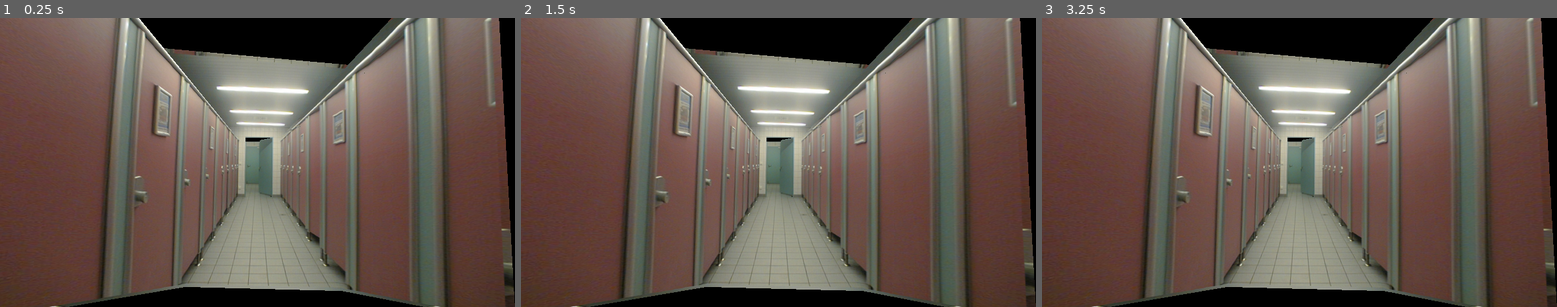
Above: before the commit, frames 1-3 (left to right).
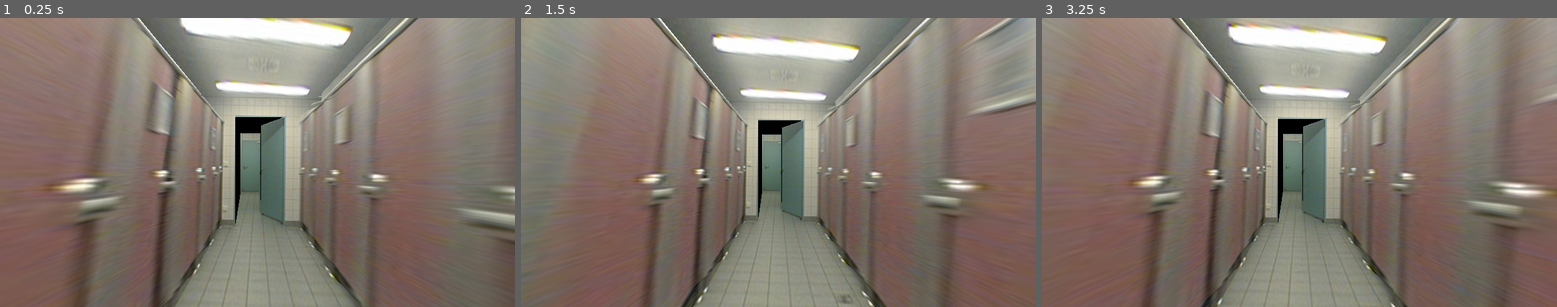
Above: after the commit, the same moments.

Repository: TheiaB/photo-course-game
Game: Godot game, scene res://scenes/bathroom.tscn
Two runs of this game, one before a commit and one after it. Both use one fixed random seed, a clock stepped at 60 frames per second and the inputs below. Before the commit the project starts from res://bathroom.tscn.
Inputs (mouse positions are in pixels of both pictures, inside the frame that each line leads up to):
- Up to frame 1 (0.25 s): no input
- Up to frame 2 (1.5 s): tap Enter at 0.5 s; move the mouse to (891, 148) at 0.52 s; hold Space (shuffle, bound only after the commit) 0.53-1.28 s; click (891, 148) at 0.67 s; tap Mouse wheel up (zoom_in, bound only after the commit) at 0.8, 1.35 s; move the mouse to (675, 176) at 1.27 s; click (675, 176) at 1.42 s
- Up to frame 3 (3.25 s): tap Mouse wheel down (zoom_out, bound only after the commit) at 1.55, 2.1 s; tap Enter at 2 s; move the mouse to (1351, 98) at 2.02 s; hold Space (shuffle, bound only after the commit) 2.03-2.78 s; click (1351, 98) at 2.17 s; move the mouse to (1273, 220) at 2.77 s; tap Space (shuffle, bound only after the commit) at 2.85 s; click (1273, 220) at 2.92 s; tap Mouse wheel up (zoom_in, bound only after the commit) at 3.05 s

The runs differ from the first frame. In frame 1, 71% of the frame differs, in the area x 0-100%, y 0-100%; in frame 2, 73%; in frame 3, 69%.
Error after the commit: Modulo by zero error in operator '%'. (res://scripts/camera-rotation.gd:54)

Commit message:
randomized model, and zoom, and camera interface

Diff:
--- a/bathroom.tres
+++ /dev/null
@@ -1,8 +0,0 @@
-[gd_resource type="StandardMaterial3D" load_steps=2 format=3 uid="uid://bpa86w88wkv1w"]
-
-[ext_resource type="Texture2D" uid="uid://2puhm4wilaeh" path="res://src/3d/photos/T_play-bathroom-hallway.png" id="1_1wiie"]
-
-[resource]
-albedo_color = Color(0, 0, 0, 1)
-emission_enabled = true
-emission_texture = ExtResource("1_1wiie")
--- a/bathroom.tscn
+++ /dev/null
@@ -1,24 +0,0 @@
-[gd_scene load_steps=6 format=3 uid="uid://ch4p6grf4f347"]
-
-[ext_resource type="Script" path="res://camera-rotation.gd" id="1"]
-[ext_resource type="ArrayMesh" uid="uid://cu5twfjgbwlyf" path="res://src/3d/bathroom.obj" id="3"]
-[ext_resource type="Material" uid="uid://bpa86w88wkv1w" path="res://bathroom.tres" id="3_ln0xh"]
-[ext_resource type="Environment" uid="uid://dvemiv54c2x06" path="res://default_env.tres" id="4"]
-[ext_resource type="CameraAttributesPractical" uid="uid://csnvs8ktev6kv" path="res://camera_attributes_practical.tres" id="5_tbxuk"]
-
-[node name="scene" type="Node3D"]
-
-[node name="Marker3D" type="Marker3D" parent="."]
-transform = Transform3D(1, 0, 0, 0, 1, 0, 0, 0, 1, -1, 1, 0)
-script = ExtResource("1")
-
-[node name="Camera3D" type="Camera3D" parent="Marker3D"]
-transform = Transform3D(1, 0, 0, 0, 1, 0, 0, 0, 1, 0, 0, 9)
-environment = ExtResource("4")
-attributes = ExtResource("5_tbxuk")
-current = true
-
-[node name="mesh-bathroom" type="MeshInstance3D" parent="."]
-transform = Transform3D(-4.37114e-08, 0, 1, 0, 1, 0, -1, 0, -4.37114e-08, -0.313099, -0.616338, 0.126525)
-material_override = ExtResource("3_ln0xh")
-mesh = ExtResource("3")
--- a/camera-rotation.gd
+++ /dev/null
@@ -1,36 +0,0 @@
-extends Marker3D
-
-@onready var camera = $Camera3D
-@onready var origin = $"."
-
-var v_right = Vector3(1, 0, 0) # Or Vector3.RIGHT -> rotates up and down
-var v_up = Vector3(0, 1, 0) # Or Vector3.UP -> rotates left and right
-var rotation_amount = 0.01
-
-# Called when the node enters the scene tree for the first time.
-func _ready():
-	pass # Replace with function body.
-
-var mouse_left_down: bool = false
-var mouse_start := Vector2(0,0)
-var mouse_change := Vector2(0,0)
-var mouse_now := Vector2(0,0)
-
-func _input( event ):
-	# click
-	if event is InputEventMouseButton:
-		if event.button_index == 1 and event.is_pressed():
-			mouse_left_down = true
-			mouse_start = event.position;
-		elif event.button_index == 1 and not event.is_pressed():
-			mouse_left_down = false
-
-
-func _process( delta ):
-	# movement
-	if mouse_left_down:
-		mouse_now = get_viewport().get_mouse_position()
-		mouse_change = mouse_start - mouse_now
-		mouse_start = mouse_now
-		rotate(v_up,rotation_amount * mouse_change[0])
-		rotate_object_local(v_right,rotation_amount * mouse_change[1])
--- a/camera_attributes_practical.tres
+++ /dev/null
@@ -1,5 +0,0 @@
-[gd_resource type="CameraAttributesPractical" format=3 uid="uid://csnvs8ktev6kv"]
-
-[resource]
-dof_blur_far_enabled = true
-dof_blur_amount = 0.08
--- /dev/null
+++ b/config/camera_attributes_practical.tres
@@ -0,0 +1,6 @@
+[gd_resource type="CameraAttributesPractical" format=3 uid="uid://csnvs8ktev6kv"]
+
+[resource]
+dof_blur_far_enabled = true
+dof_blur_far_distance = 20.0
+dof_blur_amount = 0.02
--- /dev/null
+++ b/materials/M_bathroom.tres
@@ -0,0 +1,8 @@
+[gd_resource type="StandardMaterial3D" load_steps=2 format=3 uid="uid://bpa86w88wkv1w"]
+
+[ext_resource type="Texture2D" uid="uid://2puhm4wilaeh" path="res://materials/T_play-bathroom-hallway.png" id="1_1wiie"]
+
+[resource]
+albedo_color = Color(0, 0, 0, 1)
+emission_enabled = true
+emission_texture = ExtResource("1_1wiie")
--- /dev/null
+++ b/materials/M_vending.tres
@@ -0,0 +1,8 @@
+[gd_resource type="StandardMaterial3D" load_steps=2 format=3 uid="uid://dt4ow5ho0jhql"]
+
+[ext_resource type="Texture2D" uid="uid://btoqpv4qhvdow" path="res://materials/T_uni-vending-machine.png" id="1_isaap"]
+
+[resource]
+albedo_color = Color(0, 0, 0, 1)
+emission_enabled = true
+emission_texture = ExtResource("1_isaap")
--- /dev/null
+++ b/materials/M_washing.tres
@@ -0,0 +1,8 @@
+[gd_resource type="StandardMaterial3D" load_steps=2 format=3 uid="uid://dhned1arvarb3"]
+
+[ext_resource type="Texture2D" uid="uid://tcsdcpys4rqw" path="res://materials/T_ka-washing-saloon.png" id="1_u53sb"]
+
+[resource]
+albedo_color = Color(0, 0, 0, 1)
+emission_enabled = true
+emission_texture = ExtResource("1_u53sb")
--- a/project.godot
+++ b/project.godot
@@ -11,13 +11,35 @@
 [application]
 
 config/name="Photography-course-test"
-run/main_scene="res://bathroom.tscn"
+run/main_scene="res://scenes/bathroom.tscn"
 config/features=PackedStringArray("4.3")
 config/icon="res://icon.png"
+
+[autoload]
+
+Global="*res://scripts/global.gd"
 
 [gui]
 
 common/drop_mouse_on_gui_input_disabled=true
+
+[input]
+
+zoom_out={
+"deadzone": 0.5,
+"events": [Object(InputEventMouseButton,"resource_local_to_scene":false,"resource_name":"","device":-1,"window_id":0,"alt_pressed":false,"shift_pressed":false,"ctrl_pressed":false,"meta_pressed":false,"button_mask":16,"position":Vector2(126, 11),"global_position":Vector2(135, 57),"factor":1.0,"button_index":5,"canceled":false,"pressed":true,"double_click":false,"script":null)
+]
+}
+zoom_in={
+"deadzone": 0.5,
+"events": [Object(InputEventMouseButton,"resource_local_to_scene":false,"resource_name":"","device":-1,"window_id":0,"alt_pressed":false,"shift_pressed":false,"ctrl_pressed":false,"meta_pressed":false,"button_mask":8,"position":Vector2(218, 21),"global_position":Vector2(227, 67),"factor":1.0,"button_index":4,"canceled":false,"pressed":true,"double_click":false,"script":null)
+]
+}
+shuffle={
+"deadzone": 0.5,
+"events": [Object(InputEventKey,"resource_local_to_scene":false,"resource_name":"","device":-1,"window_id":0,"alt_pressed":false,"shift_pressed":false,"ctrl_pressed":false,"meta_pressed":false,"pressed":false,"keycode":0,"physical_keycode":32,"key_label":0,"unicode":32,"location":0,"echo":false,"script":null)
+]
+}
 
 [physics]
 
@@ -25,4 +47,4 @@
 
 [rendering]
 
-environment/defaults/default_environment="res://default_env.tres"
+environment/defaults/default_environment="res://config/default_env.tres"
--- /dev/null
+++ b/scenes/bathroom.tscn
@@ -0,0 +1,24 @@
+[gd_scene load_steps=6 format=3 uid="uid://ch4p6grf4f347"]
+
+[ext_resource type="Script" path="res://scripts/camera-rotation.gd" id="1"]
+[ext_resource type="ArrayMesh" uid="uid://cu5twfjgbwlyf" path="res://src/3d/bathroom.obj" id="3"]
+[ext_resource type="Material" uid="uid://bpa86w88wkv1w" path="res://materials/M_bathroom.tres" id="3_ln0xh"]
+[ext_resource type="Environment" uid="uid://dvemiv54c2x06" path="res://config/default_env.tres" id="4"]
+[ext_resource type="CameraAttributesPractical" uid="uid://csnvs8ktev6kv" path="res://config/camera_attributes_practical.tres" id="5_tbxuk"]
+
+[node name="scene" type="Node3D"]
+
+[node name="Marker3D" type="Marker3D" parent="."]
+transform = Transform3D(1, 0, 0, 0, 1, 0, 0, 0, 1, -1, 1, 0)
+script = ExtResource("1")
+
+[node name="Camera3D" type="Camera3D" parent="Marker3D"]
+transform = Transform3D(1, 0, 0, 0, 1, 0, 0, 0, 1, 0, 0, 9)
+environment = ExtResource("4")
+attributes = ExtResource("5_tbxuk")
+current = true
+
+[node name="mesh-bathroom" type="MeshInstance3D" parent="."]
+transform = Transform3D(-4.37114e-08, 0, 1, 0, 1, 0, -1, 0, -4.37114e-08, -0.313099, -0.616338, 0.126525)
+material_override = ExtResource("3_ln0xh")
+mesh = ExtResource("3")
--- /dev/null
+++ b/scenes/interface-scene.tscn
@@ -0,0 +1,35 @@
+[gd_scene load_steps=10 format=3 uid="uid://fr3wsrli1e8f"]
+
+[ext_resource type="Script" path="res://scripts/camera-rotation.gd" id="1_dsjpf"]
+[ext_resource type="PackedScene" uid="uid://brp2xbhv4qjfd" path="res://ui/co-ui.tscn" id="1_sp87j"]
+[ext_resource type="ArrayMesh" uid="uid://cky6s5bx827bt" path="res://src/3d/vending.obj" id="2_gs5s6"]
+[ext_resource type="Material" uid="uid://dhned1arvarb3" path="res://materials/M_washing.tres" id="3_ac07o"]
+[ext_resource type="Texture2D" uid="uid://tcsdcpys4rqw" path="res://materials/T_ka-washing-saloon.png" id="3_chy2q"]
+[ext_resource type="ArrayMesh" uid="uid://ck5ycdaaupsm8" path="res://src/3d/washing.obj" id="3_qi11p"]
+[ext_resource type="Material" uid="uid://bpa86w88wkv1w" path="res://materials/M_bathroom.tres" id="4_c841s"]
+[ext_resource type="Material" uid="uid://dt4ow5ho0jhql" path="res://materials/M_vending.tres" id="5_3q30i"]
+[ext_resource type="ArrayMesh" uid="uid://cu5twfjgbwlyf" path="res://src/3d/bathroom.obj" id="5_xnbia"]
+
+[node name="Interface-scene" type="Node3D"]
+
+[node name="Manager" type="Marker3D" parent="."]
+script = ExtResource("1_dsjpf")
+models = {
+ExtResource("2_gs5s6"): ExtResource("5_3q30i"),
+ExtResource("5_xnbia"): ExtResource("4_c841s"),
+ExtResource("3_qi11p"): ExtResource("3_ac07o")
+}
+
+[node name="Camera3D" type="Camera3D" parent="Manager"]
+transform = Transform3D(1, 0, 0, 0, 1, 0, 0, 0, 1, 0, 0, 5)
+
+[node name="User-interface-Scene" parent="Manager/Camera3D" instance=ExtResource("1_sp87j")]
+
+[node name="Sprite3D" type="Sprite3D" parent="."]
+pixel_size = 0.001
+texture = ExtResource("3_chy2q")
+
+[node name="mesh-placeholder" type="MeshInstance3D" parent="."]
+transform = Transform3D(-4.37114e-08, 0, 1, 0, 1, 0, -1, 0, -4.37114e-08, -0.313099, -0.616338, 0.126525)
+material_override = ExtResource("4_c841s")
+mesh = ExtResource("5_xnbia")
--- /dev/null
+++ b/scenes/threescenes.tscn
@@ -0,0 +1,37 @@
+[gd_scene load_steps=9 format=3 uid="uid://bckv4vwfd6mce"]
+
+[ext_resource type="Material" uid="uid://dt4ow5ho0jhql" path="res://materials/M_vending.tres" id="1_m7s2h"]
+[ext_resource type="ArrayMesh" uid="uid://cky6s5bx827bt" path="res://src/3d/vending.obj" id="2_44mx1"]
+[ext_resource type="Script" path="res://scripts/camera-rotation.gd" id="3_ntkd7"]
+[ext_resource type="Environment" uid="uid://dvemiv54c2x06" path="res://config/default_env.tres" id="4_jk8fj"]
+[ext_resource type="CameraAttributesPractical" uid="uid://csnvs8ktev6kv" path="res://config/camera_attributes_practical.tres" id="5_lm2lf"]
+[ext_resource type="Material" uid="uid://bpa86w88wkv1w" path="res://materials/M_bathroom.tres" id="6_q4kel"]
+[ext_resource type="ArrayMesh" uid="uid://cu5twfjgbwlyf" path="res://src/3d/bathroom.obj" id="7_w0l43"]
+[ext_resource type="Material" uid="uid://dhned1arvarb3" path="res://materials/M_washing.tres" id="8_6vtfn"]
+
+[node name="scene" type="Node3D"]
+
+[node name="mesh-vending" type="MeshInstance3D" parent="."]
+transform = Transform3D(-0.965926, 0, -0.258819, 0, 1, 0, 0.258819, 0, -0.965926, -1.18657, -1.23268, 9.43962)
+material_override = ExtResource("1_m7s2h")
+mesh = ExtResource("2_44mx1")
+skeleton = NodePath("../mesh-bathroom")
+
+[node name="Marker3D" type="Marker3D" parent="."]
+script = ExtResource("3_ntkd7")
+
+[node name="Camera3D" type="Camera3D" parent="Marker3D"]
+transform = Transform3D(1, 0, 0, 0, 1, 0, 0, 0, 1, 0, 0, 13)
+environment = ExtResource("4_jk8fj")
+attributes = ExtResource("5_lm2lf")
+current = true
+
+[node name="mesh-bathroom" type="MeshInstance3D" parent="."]
+transform = Transform3D(-4.37114e-08, 0, 1, 0, 1, 0, -1, 0, -4.37114e-08, -0.313099, -0.616338, 0.126525)
+material_override = ExtResource("6_q4kel")
+mesh = ExtResource("7_w0l43")
+
+[node name="mesh-washing" type="MeshInstance3D" parent="."]
+transform = Transform3D(-0.866025, 0, -0.5, 0, 1, 0, 0.5, 0, -0.866025, -6.18657, -1.23268, 0.43962)
+material_override = ExtResource("8_6vtfn")
+skeleton = NodePath("../mesh-bathroom")
--- /dev/null
+++ b/scripts/camera-rotation.gd
@@ -0,0 +1,73 @@
+extends Marker3D
+
+@onready var camera = $Camera3D
+@onready var origin = $"."
+
+var v_right = Vector3(1, 0, 0) # Or Vector3.RIGHT -> rotates up and down
+var v_up = Vector3(0, 1, 0) # Or Vector3.UP -> rotates left and right
+var rotation_amount := 0.01
+@onready var mesh_placeholder: MeshInstance3D = $"../mesh-placeholder"
+
+@export var models = {}
+
+# Called when the node enters the scene tree for the first time.
+func _ready():
+	randomize()
+	camera.position.z = 5
+	Global.yell()
+	pass # Replace with function body.
+
+var mouse_left_down: bool = false
+var mouse_start := Vector2(0,0)
+var mouse_change := Vector2(0,0)
+var mouse_now := Vector2(0,0)
+# var zoom_level := 10
+
+@export var zoom_min := 0.5
+@export var zoom_max := 10
+
+var current_model = 0
+
+
+func _input( event ):
+	# click
+	if event is InputEventMouseButton:
+		if event.button_index == 1 and event.is_pressed():
+			mouse_left_down = true
+			mouse_start = event.position;
+
+		elif event.button_index == 1 and not event.is_pressed():
+			mouse_left_down = false
+
+		# zoom
+		if event.is_action('zoom_in'):
+			#zoom_level -= 1
+			camera.position.z = clamp(camera.position.z + 0.1, zoom_min, zoom_max)
+			print(camera.position.z)
+		elif event.is_action('zoom_out'):
+			#zoom_level += 1
+			camera.position.z = clamp(camera.position.z - 0.1, zoom_min, zoom_max)
+			print(camera.position.z)
+
+	if event.is_action_pressed('shuffle'):
+		print('space')
+		current_model = (current_model + 1) % models.size()
+		var material = models.get(models.keys()[current_model])
+		var model = models.keys()[current_model]
+
+		mesh_placeholder.mesh = model
+		mesh_placeholder.material_override = material
+
+		pass
+
+
+func _process( delta ):
+	# movement
+	if mouse_left_down:
+		mouse_now = get_viewport().get_mouse_position()
+		mouse_change = mouse_start - mouse_now
+		mouse_start = mouse_now
+		rotate(v_up,rotation_amount * mouse_change[0])
+		rotate_object_local(v_right,rotation_amount * mouse_change[1])
+
+	# zoom
--- /dev/null
+++ b/scripts/global.gd
@@ -0,0 +1,14 @@
+extends Node
+
+
+# Called when the node enters the scene tree for the first time.
+func _ready() -> void:
+	pass # Replace with function body.
+
+
+# Called every frame. 'delta' is the elapsed time since the previous frame.
+func _process(delta: float) -> void:
+	pass
+
+func yell() -> void:
+	print("!!!!!")
--- a/threescenes.tscn
+++ /dev/null
@@ -1,39 +0,0 @@
-[gd_scene load_steps=10 format=3 uid="uid://bckv4vwfd6mce"]
-
-[ext_resource type="Material" uid="uid://dt4ow5ho0jhql" path="res://vending.tres" id="1_m7s2h"]
-[ext_resource type="ArrayMesh" uid="uid://cky6s5bx827bt" path="res://src/3d/vending.obj" id="2_44mx1"]
-[ext_resource type="Script" path="res://camera-rotation.gd" id="3_ntkd7"]
-[ext_resource type="Environment" uid="uid://dvemiv54c2x06" path="res://default_env.tres" id="4_jk8fj"]
-[ext_resource type="CameraAttributesPractical" uid="uid://csnvs8ktev6kv" path="res://camera_attributes_practical.tres" id="5_lm2lf"]
-[ext_resource type="Material" uid="uid://bpa86w88wkv1w" path="res://bathroom.tres" id="6_q4kel"]
-[ext_resource type="ArrayMesh" uid="uid://cu5twfjgbwlyf" path="res://src/3d/bathroom.obj" id="7_w0l43"]
-[ext_resource type="Material" uid="uid://dhned1arvarb3" path="res://washing.tres" id="8_6vtfn"]
-[ext_resource type="ArrayMesh" uid="uid://ck5ycdaaupsm8" path="res://src/3d/washing.obj" id="9_bnfpw"]
-
-[node name="scene" type="Node3D"]
-
-[node name="mesh-vending" type="MeshInstance3D" parent="."]
-transform = Transform3D(-0.965926, 0, -0.258819, 0, 1, 0, 0.258819, 0, -0.965926, -2.18657, -1.23268, 1.43962)
-material_override = ExtResource("1_m7s2h")
-mesh = ExtResource("2_44mx1")
-skeleton = NodePath("../mesh-bathroom")
-
-[node name="Marker3D" type="Marker3D" parent="."]
-script = ExtResource("3_ntkd7")
-
-[node name="Camera3D" type="Camera3D" parent="Marker3D"]
-transform = Transform3D(1, 0, 0, 0, 1, 0, 0, 0, 1, 0, 0, 13)
-environment = ExtResource("4_jk8fj")
-attributes = ExtResource("5_lm2lf")
-current = true
-
-[node name="mesh-bathroom" type="MeshInstance3D" parent="."]
-transform = Transform3D(-4.37114e-08, 0, 1, 0, 1, 0, -1, 0, -4.37114e-08, -0.313099, -0.616338, 0.126525)
-material_override = ExtResource("6_q4kel")
-mesh = ExtResource("7_w0l43")
-
-[node name="mesh-washing" type="MeshInstance3D" parent="."]
-transform = Transform3D(-4.37114e-08, 0, -1, 0, 1, 0, 1, 0, -4.37114e-08, -2.18657, -1.23268, 7.43962)
-material_override = ExtResource("8_6vtfn")
-mesh = ExtResource("9_bnfpw")
-skeleton = NodePath("../mesh-bathroom")
--- /dev/null
+++ b/ui/co-ui.tscn
@@ -0,0 +1,38 @@
+[gd_scene load_steps=3 format=3 uid="uid://brp2xbhv4qjfd"]
+
+[ext_resource type="Texture2D" uid="uid://c10isbeyev7vh" path="res://ui/cam.png" id="1_n142h"]
+
+[sub_resource type="StyleBoxEmpty" id="StyleBoxEmpty_d8ib8"]
+
+[node name="Control" type="Control"]
+layout_mode = 3
+anchors_preset = 15
+anchor_right = 1.0
+anchor_bottom = 1.0
+grow_horizontal = 2
+grow_vertical = 2
+
+[node name="TextureRect" type="TextureRect" parent="."]
+texture_filter = 1
+layout_mode = 1
+anchors_preset = 15
+anchor_right = 1.0
+anchor_bottom = 1.0
+grow_horizontal = 2
+grow_vertical = 2
+texture = ExtResource("1_n142h")
+
+[node name="button" type="Panel" parent="."]
+layout_mode = 0
+offset_left = 179.0
+offset_top = 234.0
+offset_right = 270.0
+offset_bottom = 342.0
+
+[node name="screen" type="Panel" parent="."]
+layout_mode = 0
+offset_left = 414.0
+offset_top = 145.0
+offset_right = 810.0
+offset_bottom = 468.0
+theme_override_styles/panel = SubResource("StyleBoxEmpty_d8ib8")
--- a/vending.tres
+++ /dev/null
@@ -1,8 +0,0 @@
-[gd_resource type="StandardMaterial3D" load_steps=2 format=3 uid="uid://dt4ow5ho0jhql"]
-
-[ext_resource type="Texture2D" uid="uid://btoqpv4qhvdow" path="res://src/3d/photos/T_uni-vending-machine.png" id="1_isaap"]
-
-[resource]
-albedo_color = Color(0, 0, 0, 1)
-emission_enabled = true
-emission_texture = ExtResource("1_isaap")
--- a/washing.tres
+++ /dev/null
@@ -1,8 +0,0 @@
-[gd_resource type="StandardMaterial3D" load_steps=2 format=3 uid="uid://dhned1arvarb3"]
-
-[ext_resource type="Texture2D" uid="uid://tcsdcpys4rqw" path="res://src/3d/photos/T_ka-washing-saloon.png" id="1_u53sb"]
-
-[resource]
-albedo_color = Color(0, 0, 0, 1)
-emission_enabled = true
-emission_texture = ExtResource("1_u53sb")
Renamed: camera_attributes_physical.tres -> config/camera_attributes_physical.tres
Renamed: default_env.tres -> config/default_env.tres
Renamed: new_panoramasky.tres -> config/new_panoramasky.tres
Renamed: src/3d/photos/T_ka-washing-saloon.png -> materials/T_ka-washing-saloon.png
Not shown, added: materials/T_ka-washing-saloon.png.import
Renamed: src/3d/photos/T_play-bathroom-hallway.json -> materials/T_play-bathroom-hallway.json
Renamed: src/3d/photos/T_play-bathroom-hallway.png -> materials/T_play-bathroom-hallway.png
Not shown, added: materials/T_play-bathroom-hallway.png.import
Renamed: src/3d/photos/T_uni-vending-machine.png -> materials/T_uni-vending-machine.png
Not shown, added: materials/T_uni-vending-machine.png.import
Not shown, changed: src/3d/bathroom.blend.import
Not shown, removed: src/3d/photos/T_ka-washing-saloon.png.import
(and 9 more such lines)
